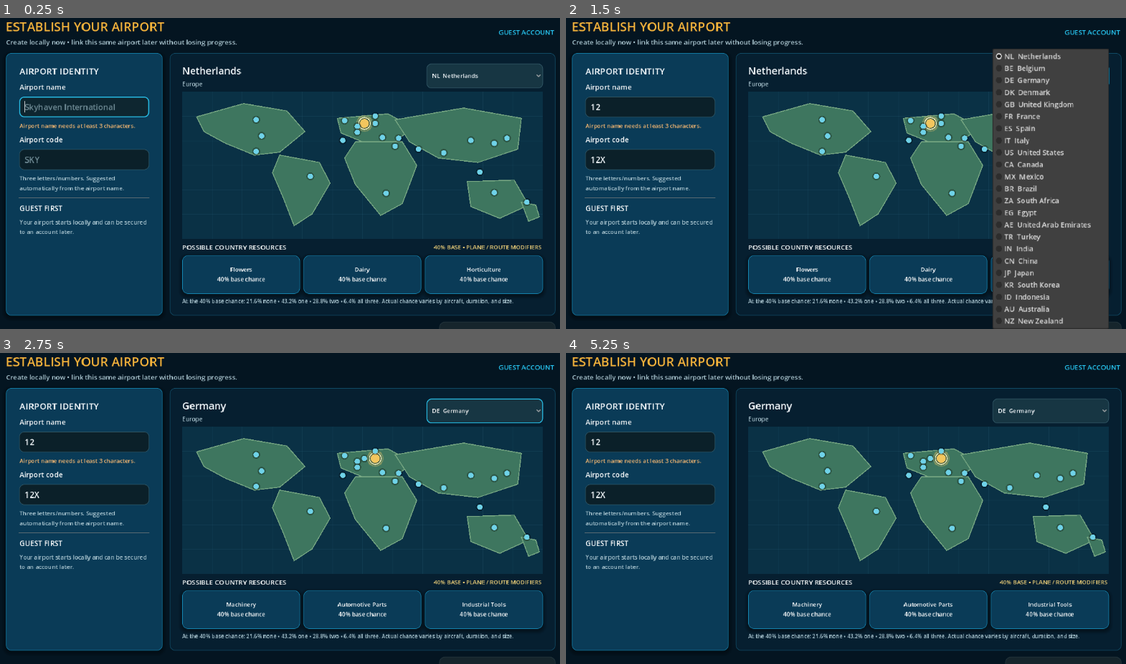
Above: before the commit, frames 1-4 (two rows, left to right).
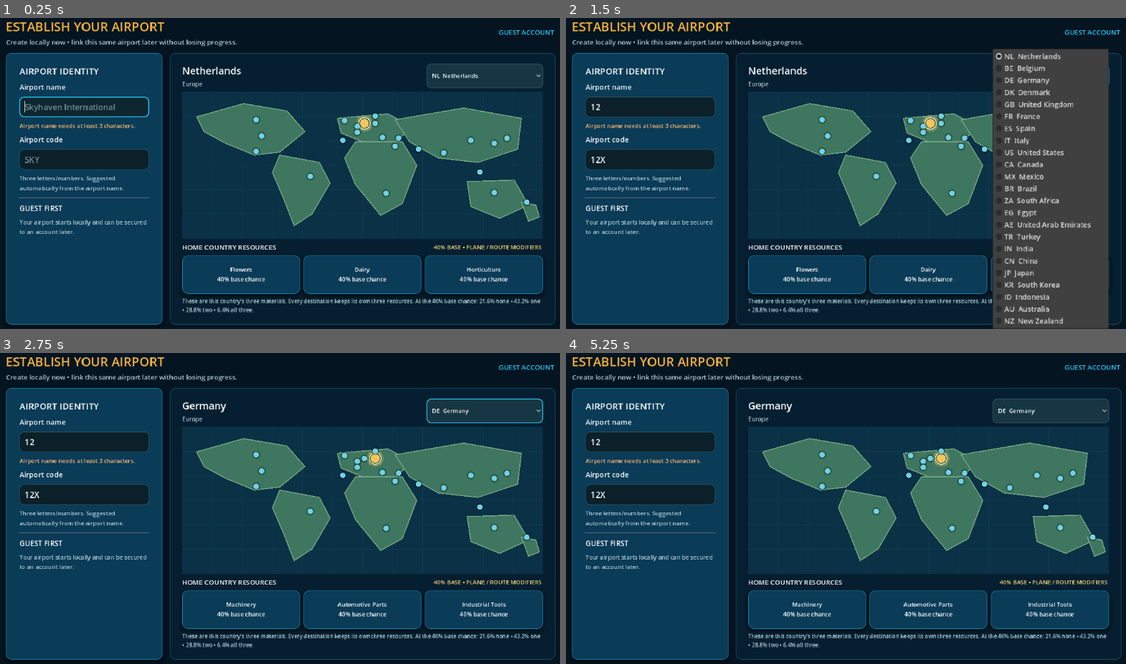
Above: after the commit, the same moments.

Repository: elroynbenjamins/SkyportOnline
Game: Godot game, scene res://src/main/Main.tscn
Two runs of this game, one before a commit and one after it. Both use one fixed random seed, a clock stepped at 60 frames per second and the inputs below.
Inputs (mouse positions are in pixels of both pictures, inside the frame that each line leads up to):
- Up to frame 1 (0.25 s): no input
- Up to frame 2 (1.5 s): click (650, 108) at 0.52 s; type "12" at 0.6 s; click (650, 161) at 0.75 s; type "12" at 0.83 s; click "NL Netherlands" at 1.25 s
- Up to frame 3 (2.75 s): click "NL Netherlands" at 2 s
- Up to frame 4 (5.25 s): click "DE Germany" at 2.75 s; click "DE Germany" at 3.5 s; click "DE Germany" at 4.25 s; tap Enter at 5 s; drag from (930, 499) to (902, 433) at 5.02 s

The runs differ from the first frame. In frame 1, 1.9% of the frame differs, in the area x 1-100%, y 73-100%; in frame 2, 1.7%; in frame 3, 1.9%; in frame 4, 1.9%.

Commit message:
Clarify home country affects routes not resource ownership

Diff:
--- a/src/ui/AirportSetup.gd
+++ b/src/ui/AirportSetup.gd
@@ -243,7 +243,7 @@
 	map_column.add_child(resource_header)
 
 	var resource_title := Label.new()
-	resource_title.text = "POSSIBLE COUNTRY RESOURCES"
+	resource_title.text = "HOME COUNTRY RESOURCES"
 	resource_title.size_flags_horizontal = Control.SIZE_EXPAND_FILL
 	resource_title.add_theme_font_size_override("font_size", 15)
 	resource_header.add_child(resource_title)
@@ -274,7 +274,7 @@
 		resource_labels.append(resource_label)
 
 	var probability_note := Label.new()
-	probability_note.text = "At the 40% base chance: 21.6% none • 43.2% one • 28.8% two • 6.4% all three. Actual chance varies by aircraft, duration, and size."
+	probability_note.text = "These are this country's three materials. Every destination keeps its own three resources. At the 40% base chance: 21.6% none • 43.2% one • 28.8% two • 6.4% all three."
 	probability_note.autowrap_mode = TextServer.AUTOWRAP_WORD_SMART
 	probability_note.add_theme_font_size_override("font_size", 12)
 	GameUIStyle.muted(probability_note)
@@ -285,7 +285,7 @@
 	column.add_child(footer)
 
 	var social_note := Label.new()
-	social_note.text = "Your home country matters: routes, friends and Alliance airports help you collect materials from around the world."
+	social_note.text = "Home country sets your route origin and travel distances. It does NOT lock materials: every country's resources remain obtainable through flights, global resource crates, friends and Alliance play."
 	social_note.size_flags_horizontal = Control.SIZE_EXPAND_FILL
 	social_note.autowrap_mode = TextServer.AUTOWRAP_WORD_SMART
 	social_note.add_theme_font_size_override("font_size", 13)
